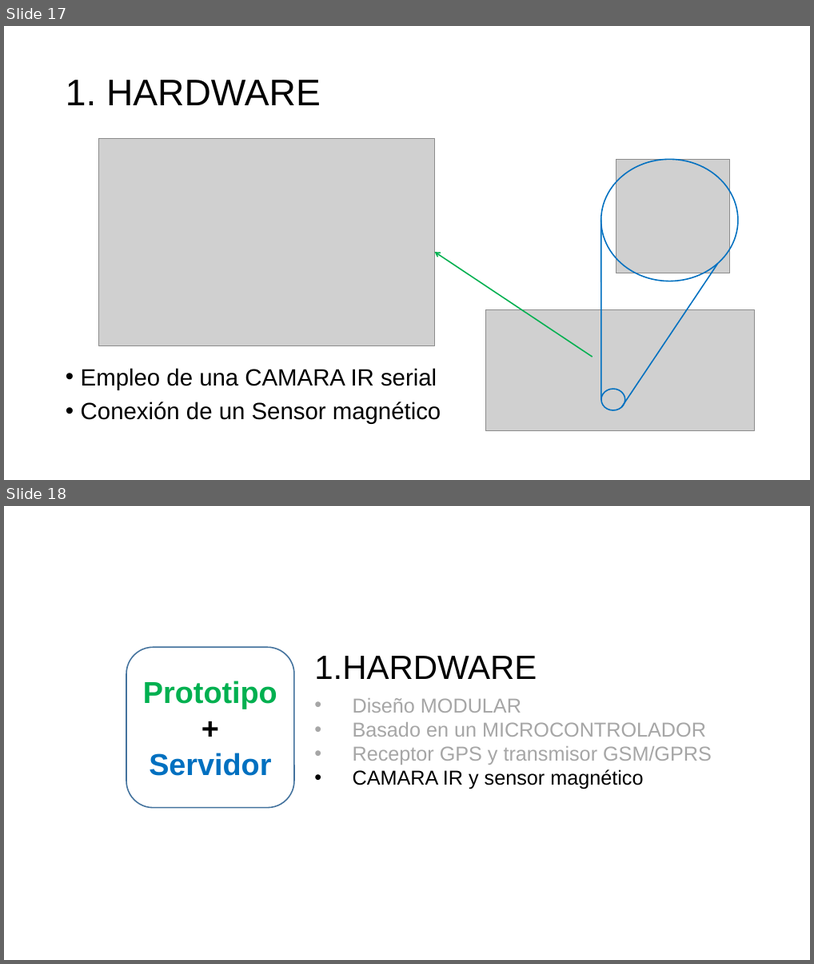
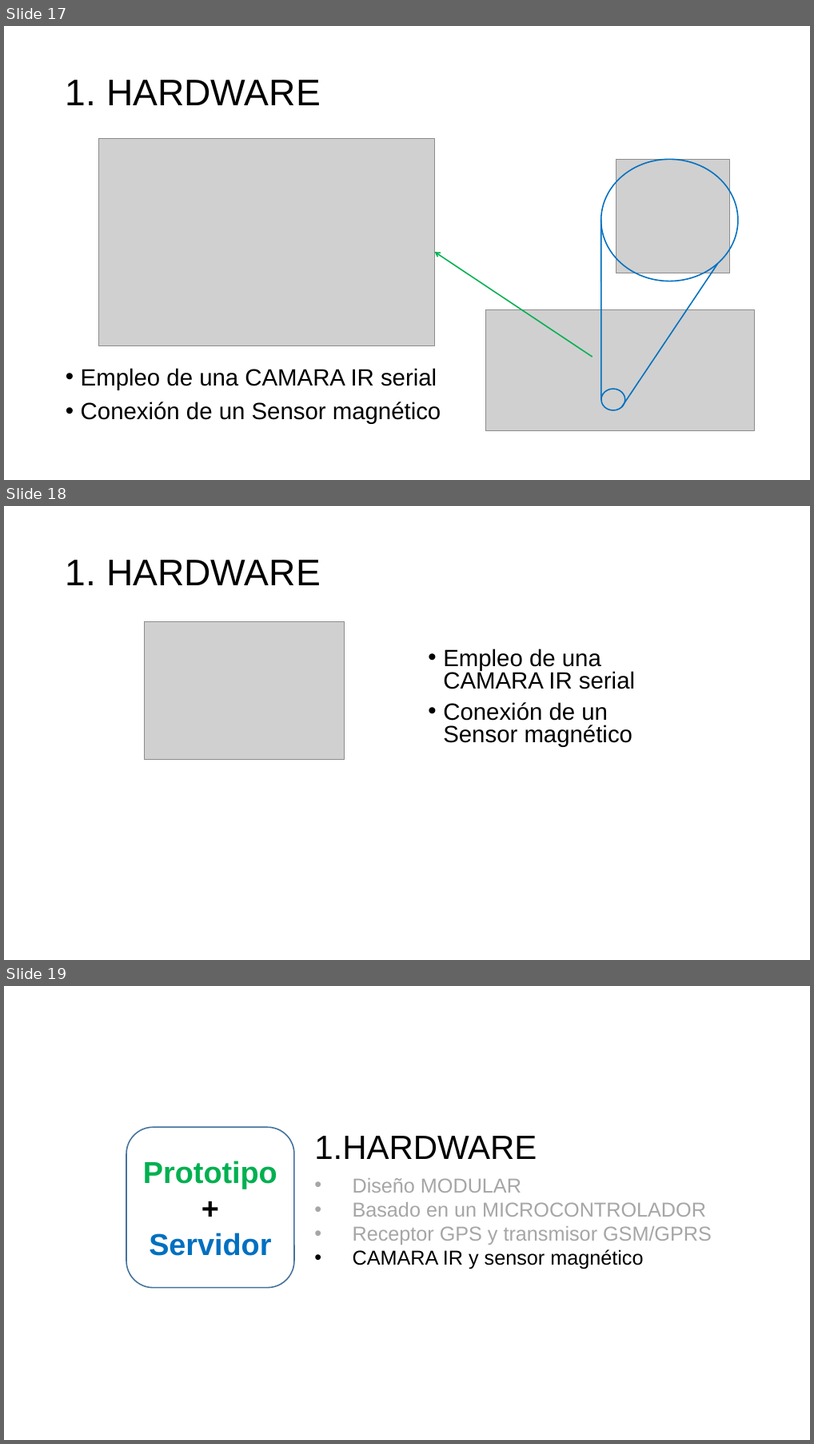
Before and after one commit to aludena18/Tesis, a slide deck: Telelocalización y Captura de Imágenes.pptx. Shown one above the other, each under a label of ours: slides 17 and 18 before the commit, slides 17, 18 and 19 after it. The pictures are 814x964 and 814x1444 pixels, drawn with LibreOffice and Linux fonts; fonts in the diff are those of the drawing; grey boxes stand for pictures. Boxes give left, top, right and bottom in pixels: in the first picture for what was removed or moved away, otherwise in the second. Text is boxed around its words. In the diff, an @@ line names an element or a change of style, - is before the commit and + after.

```diff
--- a/Telelocalización y Captura de Imágenes.pptx
+++ b/Telelocalización y Captura de Imágenes.pptx
@@ slide 18 added at bbox=[4, 506, 810, 960], background #FFFFFF @@
@@ title added at bbox=[66, 560, 321, 585], 44 pt, text #000000 @@
+1. HARDWARE
@@ picture added at bbox=[144, 621, 345, 760] @@
@@ text added at bbox=[443, 648, 635, 747], 28 pt, text #000000 @@
+• Empleo de una CAMARA IR serial
+• Conexión de un Sensor magnético
@@ what was slide 18 is now slide 19 @@
```
Also in this commit, not shown: 1 slide changed, 3 other files.
